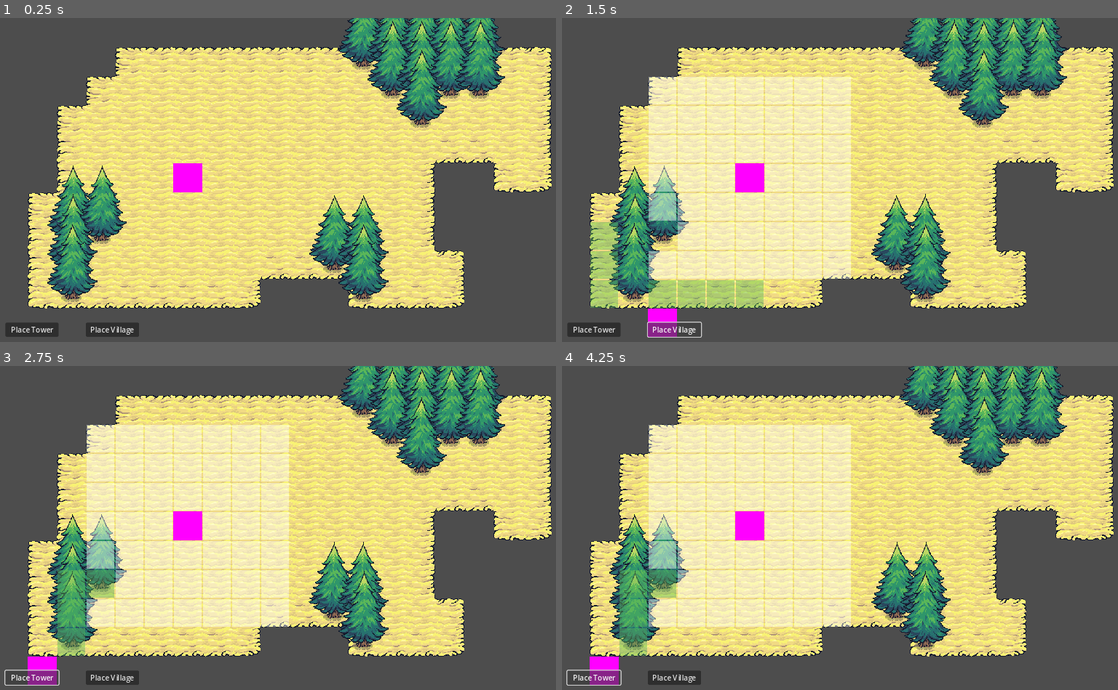
Above: before the commit, frames 1-4 (two rows, left to right).
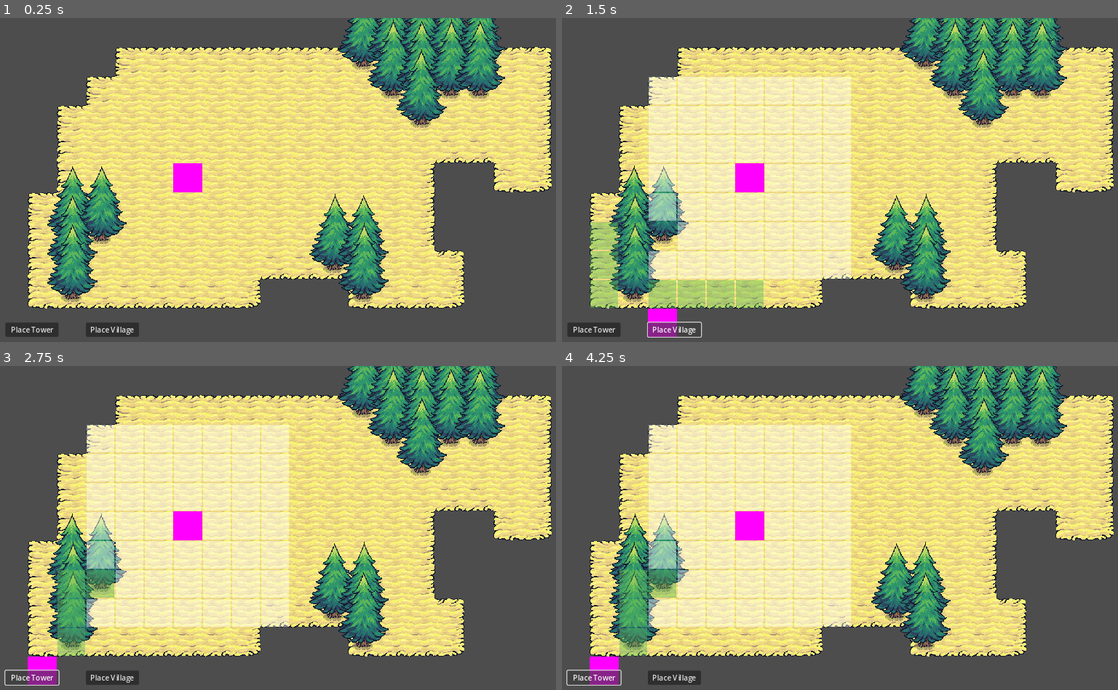
Above: after the commit, the same moments.

Repository: tiannahenrylewis/GodotGridCrashCourse
Game: Godot game, scene res://scenes/main.tscn
The game is run twice, just before and just after one commit, with the same random seed, the same clock (stepped at 60 frames per second) and the same inputs.
Inputs:
- Up to frame 1 (0.25 s): no input
- Up to frame 2 (1.5 s): click "Place Tower" at 0.5 s; click "Place Village" at 1.25 s
- Up to frame 3 (2.75 s): click "Place Tower" at 2 s
- Up to frame 4 (4.25 s): click "Place Village" at 2.75 s; click "Place Tower" at 3.5 s

The runs differ from the first frame. In frame 1, 2.5% of the frame differs, in the area x 8-91%, y 0-86%; in frame 2, 3.2%; in frame 3, 3.7%; in frame 4, 3.8%.

Commit message:
Tracking Collected Resource Tiles

Diff:
--- a/godot-grid-crash-course/scenes/autoload/game_events.gd
+++ b/godot-grid-crash-course/scenes/autoload/game_events.gd
@@ -1,8 +1,14 @@
 extends Node
 
 signal building_placed_signal(building_component: BuildingComponent)
+signal resource_tiles_updated(collected_tiles: int)
 
 func emit_building_placed(building_component: BuildingComponent):
 	print("Emitting `building_placed_signal`...")
 	emit_signal("building_placed_signal", building_component)
 	print("Emitted `building_placed_signal`.")
+
+func emit_resource_tiles_updated(collected_tiles: int):
+	print("Emitting `resource_tiles_updated`...")
+	emit_signal("resource_tiles_updated", collected_tiles)
+	print("Emitted `resource_tiles_updated`.")
--- a/godot-grid-crash-course/scenes/main.gd
+++ b/godot-grid-crash-course/scenes/main.gd
@@ -18,6 +18,8 @@
 	place_tower_button.pressed.connect(on_place_tower_button_pressed)
 	place_village_button.pressed.connect(on_place_village_button_pressed)
 	cursor.visible = false
+
+	GameEvents.connect("resource_tiles_updated", on_resource_tiles_updated)
 
 
 func _process(_delta: float) -> void:
@@ -68,6 +70,10 @@
 	gridManager.highlight_buildable_tiles()
 
 
+func on_resource_tiles_updated(resource_count: int):
+	print("Resource count: ", resource_count)
+
+
 func hasValue(cell: Vector2) -> bool:
 	if cell == null_cell_value:
 		return false
--- a/godot-grid-crash-course/scenes/manager/grid_manager.gd
+++ b/godot-grid-crash-course/scenes/manager/grid_manager.gd
@@ -10,6 +10,7 @@
 
 var _all_tile_map_layers: Array[TileMapLayer] = []
 var valid_buildable_tiles = {}
+var collected_resource_tiles = {}
 #OCCUPIED_CELLS &  CONVIENCENE METHODS
 #var my_set = {}
 #
@@ -116,7 +117,8 @@
 
 func _update_valid_buildable_tiles(building_component: BuildingComponent):
 	var root_cell = building_component.get_grid_cell_position()
-	var radius = building_component.building_resource.buildable_radius
+	# REMOVED BELOW BECAUSE A WARNING THAT IT WASN'T BEING USED
+	# var radius = building_component.building_resource.buildable_radius
 
 	# Admittedly the use of the call is a tad confusing this was implemented in 24. Highlighting Resources Tile
 	var valid_tiles = _get_valid_tiles_in_radius(root_cell, building_component.building_resource.buildable_radius)
@@ -128,6 +130,23 @@
 	var occupied_tiles = _get_occupied_tile_positions()
 	for existing_building_component in occupied_tiles:
 		valid_buildable_tiles.erase(existing_building_component)
+
+
+func _update_collected_resource_tiles(building_component: BuildingComponent):
+	var root_cell = building_component.get_grid_cell_position()
+	var resource_tiles = _get_valid_resource_tiles_in_radius(root_cell, building_component.building_resource.resource_radius)
+
+	var oldResourceTileCount = collected_resource_tiles.size()
+
+	# perform equivalent operation as using UnionWith in C#
+	for tile in resource_tiles:
+		collected_resource_tiles[tile] = true
+
+	# only emit signal if count changes
+	if (oldResourceTileCount != collected_resource_tiles.size()):
+		# emit signal to notify the game
+		GameEvents.emit_resource_tiles_updated(collected_resource_tiles.size())
+
 
 # a generic function that can be used with different filter functions to get the tiles desired
 func _get_tiles_in_radius(root_cell: Vector2i, radius: int, filterFn: Callable) -> Array:
@@ -164,7 +183,7 @@
 
 func _on_building_placed(building_component: BuildingComponent):
 	_update_valid_buildable_tiles(building_component)
-
+	_update_collected_resource_tiles(building_component)
 
 
 	#var building_components: Array[BuildingComponent] = []
